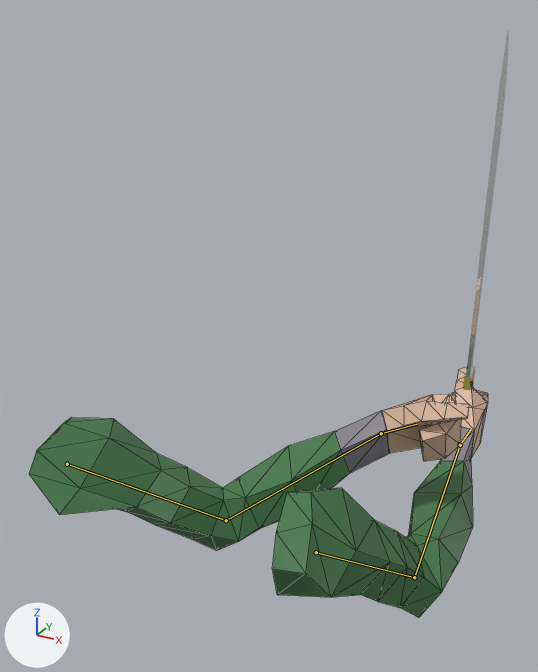
What one commit did to the glTF model assets/models/weapons/melee/one_hand/machete.glb.
The view is the same before and after, from a 50 mm camera at (0.514, -0.791, 0.508) aimed at (-0.001, 0.146, 0.039). The axes (+X, +Y, +Z) are drawn at lower left. The lights are the same throughout. The older version comes first. Both versions are drawn at frame 5 of the action 'punch'; the numbers are the values there. The bones that change are drawn over the model as lines. Mesh edges are drawn as thin lines on the coarser meshes.

In view in the first picture: 'PiernaIzquierda', 'machete'.
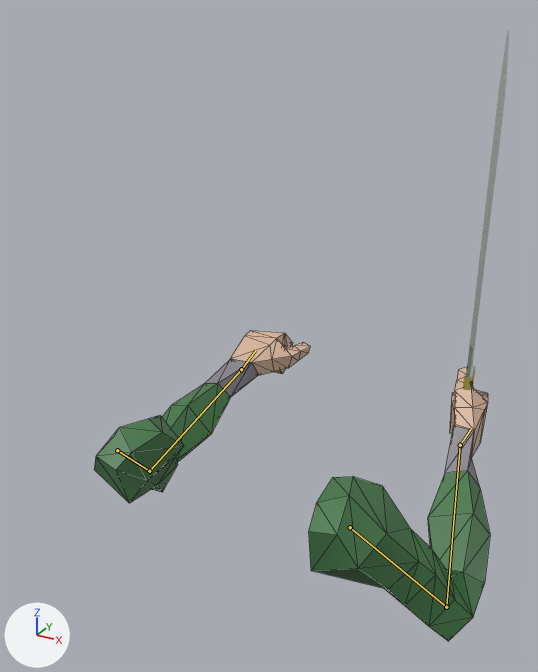
Diff of the bpy script that builds the scene:
```diff
--- a/assets/models/weapons/melee/one_hand/machete.glb.py
+++ b/assets/models/weapons/melee/one_hand/machete.glb.py
@@ bone_upper_arm_left @@
 bone_upper_arm_left = bpy.data.objects['rig'].pose.bones['upper_arm_left']
-bone_upper_arm_left.location = (0.0, 0.0, 0.0)
-bone_upper_arm_left.rotation_quaternion = (0.691, 0.458, 0.311, -0.464)  # degrees (42, 59, -43)
+bone_upper_arm_left.location = (0.02, 0.022, 0.114)
+bone_upper_arm_left.rotation_quaternion = (0.895, 0.43, 0.08, 0.088)  # degrees (52, 4, 13)
@@ bone_forearm_left @@
 bone_forearm_left = bpy.data.objects['rig'].pose.bones['forearm_left']  # child of 'upper_arm_left'
-bone_forearm_left.rotation_quaternion = (0.939, -0.289, 0.182, -0.047)  # degrees (-36, 18, -12)
+bone_forearm_left.rotation_quaternion = (0.816, -0.484, 0.195, -0.249)  # degrees (-63, 4, -37)
@@ bone_hand_left @@
 bone_hand_left = bpy.data.objects['rig'].pose.bones['hand_left']  # child of 'forearm_left'
-bone_hand_left.rotation_quaternion = (-0.977, 0.074, -0.198, 0.035)  # degrees (-10, 22, -6)
+bone_hand_left.rotation_quaternion = (0.969, -0.06, 0.24, 0.003)  # degrees (-7, 28, -1)
@@ bone_upper_arm_right @@
 bone_upper_arm_right = bpy.data.objects['rig'].pose.bones['upper_arm_right']
-bone_upper_arm_right.location = (0.0, 0.0, 0.0)
-bone_upper_arm_right.rotation_quaternion = (0.879, 0.474, 0.004, -0.045)  # degrees (57, 3, -4)
+bone_upper_arm_right.location = (-0.02, 0.022, 0.114)
+bone_upper_arm_right.rotation_quaternion = (0.936, 0.33, 0.037, -0.117)  # degrees (38, 8, -11)
@@ bone_forearm_right @@
 bone_forearm_right = bpy.data.objects['rig'].pose.bones['forearm_right']  # child of 'upper_arm_right'
-bone_forearm_right.rotation_quaternion = (0.938, -0.333, 0.084, 0.039)  # degrees (-39, 11, 1)
+bone_forearm_right.rotation_quaternion = (0.771, -0.63, 0.087, 0.038)  # degrees (-79, 10, -3)
@@ bone_hand_right @@
 bone_hand_right = bpy.data.objects['rig'].pose.bones['hand_right']  # child of 'forearm_right'
-bone_hand_right.rotation_quaternion = (0.994, -0.044, 0.093, -0.046)  # degrees (-6, 10, -6)
+bone_hand_right.rotation_quaternion = (0.964, -0.203, 0.121, -0.121)  # degrees (-25, 11, -17)
```

What differs and where, as boxes [x1, y1, x2, y2] in the pictures (538 x 672 px):
'PiernaIzquierda', posed (14% narrower, 24% taller)
    before: [29, 367, 488, 618]
    after: [94, 330, 490, 642]
bone 'upper_arm_left', root to tip
    before: (67, 464) to (226, 520)
    after: (117, 450) to (149, 471)
bone 'forearm_left', root to tip
    before: (226, 520) to (381, 433)
    after: (149, 471) to (241, 369)
bone 'hand_left', root to tip
    before: (381, 433) to (416, 424)
    after: (241, 369) to (255, 350)
bone 'upper_arm_right', root to tip
    before: (316, 552) to (414, 577)
    after: (350, 527) to (446, 607)
bone 'forearm_right', root to tip
    before: (414, 577) to (460, 445)
    after: (446, 607) to (460, 445)
